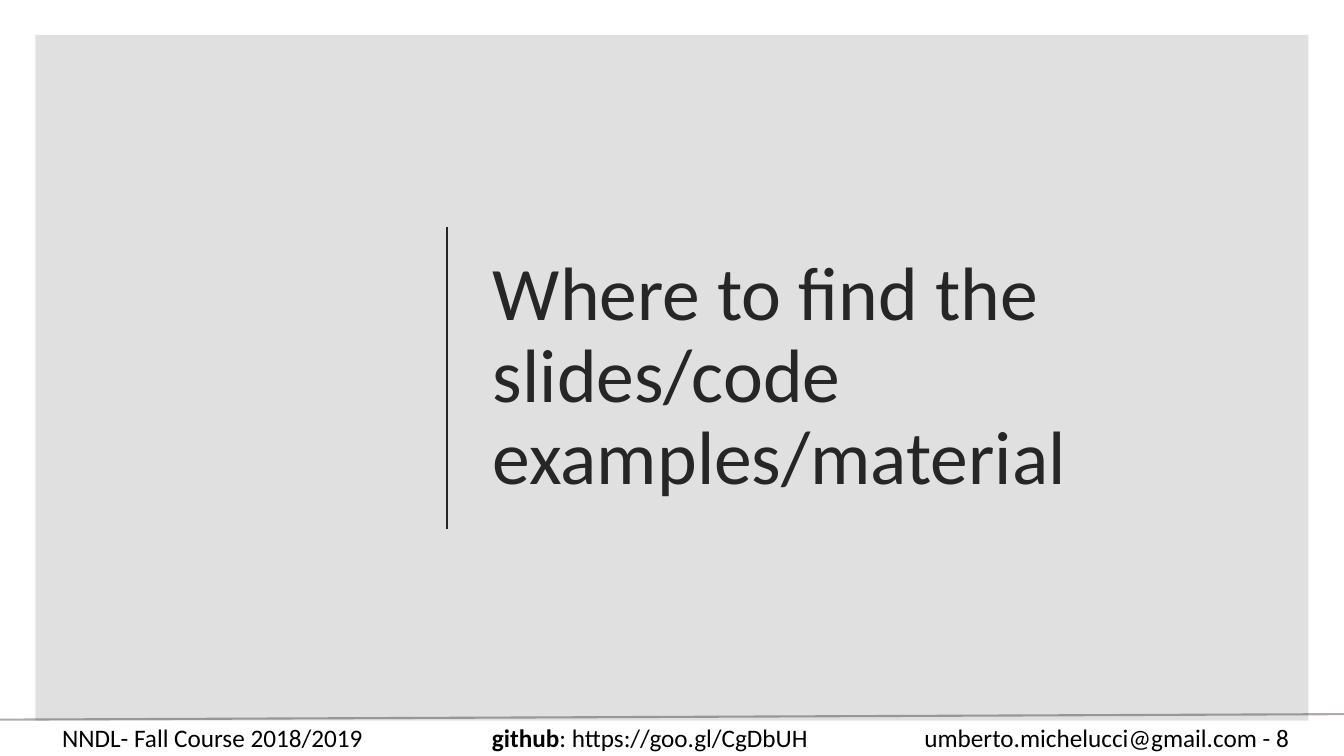
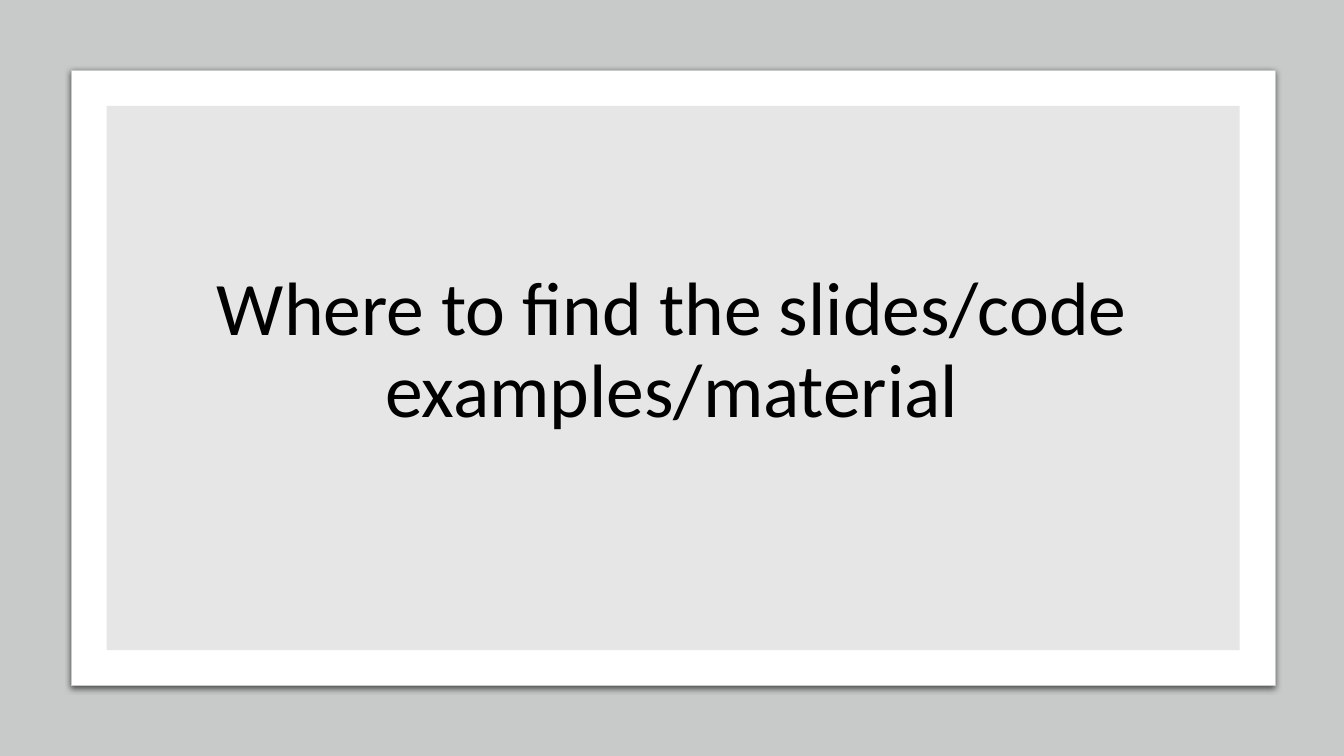
Before and after one commit to toelt-llc/COURSE-zhaw-dlcourse-spring2019, a slide deck: slide 10 of Week 1 - Mathematic introduction/NNDL - Fall 18 Week 1 - Administration and basics.pptx (slide 8 before the commit). Drawn at 1344x756 pixels with LibreOffice and Linux fonts; fonts in the diff are those of the drawing. Boxes give left, top, right and bottom in pixels: in the first picture for what was removed or moved away, otherwise in the second. Text is boxed around its words. In the diff, an @@ line names an element or a change of style, - is before the commit and + after.

```diff
--- a/Week 1 - Mathematic introduction/NNDL - Fall 18 Week 1 - Administration and basics.pptx
+++ b/Week 1 - Mathematic introduction/NNDL - Fall 18 Week 1 - Administration and basics.pptx
@@ rectangle: place and size @@
-rectangle at box(35, 35, 1309, 721)
+rectangle at box(0, 0, 1344, 756)
@@ rectangle at box(0, 0, 1344, 756): fill #000000 at 12% opacity to #C8CACA @@
@@ rounded rectangle added at box(72, 71, 1275, 686), fill #FFFFFF, outline #C8CACA 0.75 pt @@
@@ rectangle added at box(107, 106, 1240, 650), fill #E7E6E6 @@
@@ title "Where to find the slides/code ...": place and size @@
-title "Where to find the slides/code ..." at box(493, 267, 1066, 496)
+title "Where to find the slides/code ..." at box(217, 282, 1126, 430)
@@ title "Where to find the slides/code ..." at box(217, 282, 1126, 430): text colour #262626 to #000000; alignment left to centre; vertical alignment middle to bottom @@
@@ line removed from (448, 227) to (448, 529) @@
@@ text removed at box(62, 729, 363, 748) @@
-NNDL- Fall Course 2018/2019
@@ text removed at box(492, 729, 808, 752) @@
-github: https://goo.gl/CgDbUH
@@ text removed at box(924, 729, 1289, 752) @@
-umberto.michelucci@gmail.com - 8
```
Also in this commit, not shown: 5 other slides changed, 3 slides added, 2 slides removed.
